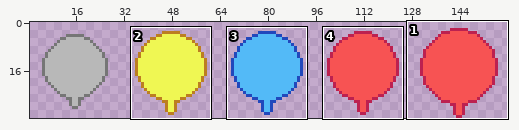
Sprite sheet -- art/NodeIndicator.png. Above: a wide view before the commit, with the close-up outlined.
Close-up. Before the commit:
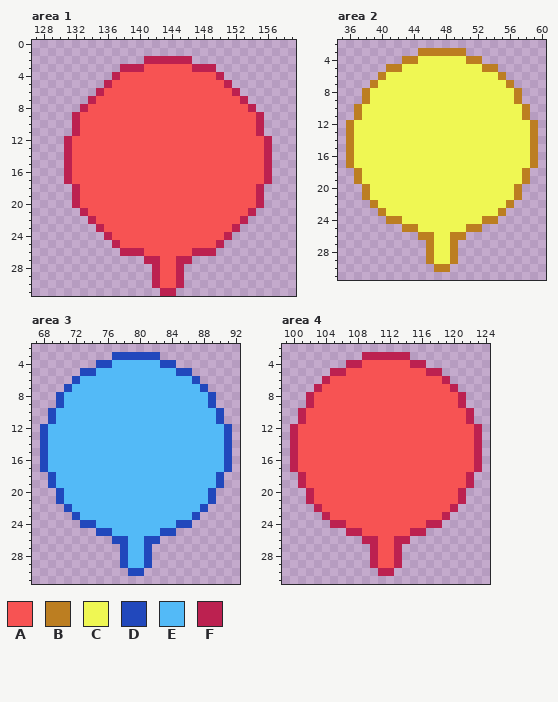
The file is 160x32 pixels. Shown: area 1: x 127..159, y 0..31; area 2: x 35..60, y 2..31; area 3: x 67..92, y 2..31; area 4: x 99..124, y 2..31. The wide view leaves out empty margins. The commit also changed other parts of the picture, which this record leaves out.
Palette (. is transparent): A #f75353  B #bc7e21  C #eff753  D #2148bc  E #53baf7  F #bc2150
Pixels before, area 1, first column x 131:
 2 ..........FFFFFF..........
 3 .......FFFAAAAAAFFF.......
 4 ......FAAAAAAAAAAAAF......
 5 .....FAAAAAAAAAAAAAAF.....
 6 ....FAAAAAAAAAAAAAAAAF....
 7 ...FAAAAAAAAAAAAAAAAAAF...
 8 ..FAAAAAAAAAAAAAAAAAAAAF..
 9 .FAAAAAAAAAAAAAAAAAAAAAAF.
10 .FAAAAAAAAAAAAAAAAAAAAAAF.
11 .FAAAAAAAAAAAAAAAAAAAAAAF.
12 FAAAAAAAAAAAAAAAAAAAAAAAAF
13 FAAAAAAAAAAAAAAAAAAAAAAAAF
14 FAAAAAAAAAAAAAAAAAAAAAAAAF
15 FAAAAAAAAAAAAAAAAAAAAAAAAF
16 FAAAAAAAAAAAAAAAAAAAAAAAAF
17 FAAAAAAAAAAAAAAAAAAAAAAAAF
18 .FAAAAAAAAAAAAAAAAAAAAAAF.
19 .FAAAAAAAAAAAAAAAAAAAAAAF.
20 .FAAAAAAAAAAAAAAAAAAAAAAF.
21 ..FAAAAAAAAAAAAAAAAAAAAF..
22 ...FAAAAAAAAAAAAAAAAAAF...
23 ....FAAAAAAAAAAAAAAAAF....
24 .....FAAAAAAAAAAAAAAF.....
25 ......FAAAAAAAAAAAAF......
26 .......FFFAAAAAAFFF.......
27 ..........FFAAFF..........
28 ...........FAAF...........
29 ...........FAAF...........
30 ...........FAAF...........
31 ............FF............
Pixels before, area 2, first column x 36:
 3 .........BBBBBB.........
 4 .......BBCCCCCCBB.......
 5 .....BBCCCCCCCCCCBB.....
 6 ....BCCCCCCCCCCCCCCB....
 7 ...BCCCCCCCCCCCCCCCCB...
 8 ..BCCCCCCCCCCCCCCCCCCB..
 9 ..BCCCCCCCCCCCCCCCCCCB..
10 .BCCCCCCCCCCCCCCCCCCCCB.
11 .BCCCCCCCCCCCCCCCCCCCCB.
12 BCCCCCCCCCCCCCCCCCCCCCCB
13 BCCCCCCCCCCCCCCCCCCCCCCB
14 BCCCCCCCCCCCCCCCCCCCCCCB
15 BCCCCCCCCCCCCCCCCCCCCCCB
16 BCCCCCCCCCCCCCCCCCCCCCCB
17 BCCCCCCCCCCCCCCCCCCCCCCB
18 .BCCCCCCCCCCCCCCCCCCCCB.
19 .BCCCCCCCCCCCCCCCCCCCCB.
20 ..BCCCCCCCCCCCCCCCCCCB..
21 ..BCCCCCCCCCCCCCCCCCCB..
22 ...BCCCCCCCCCCCCCCCCB...
23 ....BCCCCCCCCCCCCCCB....
24 .....BBCCCCCCCCCCBB.....
25 .......BBCCCCCCBB.......
26 .........BBCCBB.........
27 ..........BCCB..........
28 ..........BCCB..........
29 ..........BCCB..........
30 ...........BB...........
Pixels before, area 3, first column x 68:
 3 .........DDDDDD.........
 4 .......DDEEEEEEDD.......
 5 .....DDEEEEEEEEEEDD.....
 6 ....DEEEEEEEEEEEEEED....
 7 ...DEEEEEEEEEEEEEEEED...
 8 ..DEEEEEEEEEEEEEEEEEED..
 9 ..DEEEEEEEEEEEEEEEEEED..
10 .DEEEEEEEEEEEEEEEEEEEED.
11 .DEEEEEEEEEEEEEEEEEEEED.
12 DEEEEEEEEEEEEEEEEEEEEEED
13 DEEEEEEEEEEEEEEEEEEEEEED
14 DEEEEEEEEEEEEEEEEEEEEEED
15 DEEEEEEEEEEEEEEEEEEEEEED
16 DEEEEEEEEEEEEEEEEEEEEEED
17 DEEEEEEEEEEEEEEEEEEEEEED
18 .DEEEEEEEEEEEEEEEEEEEED.
19 .DEEEEEEEEEEEEEEEEEEEED.
20 ..DEEEEEEEEEEEEEEEEEED..
21 ..DEEEEEEEEEEEEEEEEEED..
22 ...DEEEEEEEEEEEEEEEED...
23 ....DEEEEEEEEEEEEEED....
24 .....DDEEEEEEEEEEDD.....
25 .......DDEEEEEEDD.......
26 .........DDEEDD.........
27 ..........DEED..........
28 ..........DEED..........
29 ..........DEED..........
30 ...........DD...........
Pixels before, area 4, first column x 100:
 3 .........FFFFFF.........
 4 .......FFAAAAAAFF.......
 5 .....FFAAAAAAAAAAFF.....
 6 ....FAAAAAAAAAAAAAAF....
 7 ...FAAAAAAAAAAAAAAAAF...
 8 ..FAAAAAAAAAAAAAAAAAAF..
 9 ..FAAAAAAAAAAAAAAAAAAF..
10 .FAAAAAAAAAAAAAAAAAAAAF.
11 .FAAAAAAAAAAAAAAAAAAAAF.
12 FAAAAAAAAAAAAAAAAAAAAAAF
13 FAAAAAAAAAAAAAAAAAAAAAAF
14 FAAAAAAAAAAAAAAAAAAAAAAF
15 FAAAAAAAAAAAAAAAAAAAAAAF
16 FAAAAAAAAAAAAAAAAAAAAAAF
17 FAAAAAAAAAAAAAAAAAAAAAAF
18 .FAAAAAAAAAAAAAAAAAAAAF.
19 .FAAAAAAAAAAAAAAAAAAAAF.
20 ..FAAAAAAAAAAAAAAAAAAF..
21 ..FAAAAAAAAAAAAAAAAAAF..
22 ...FAAAAAAAAAAAAAAAAF...
23 ....FAAAAAAAAAAAAAAF....
24 .....FFAAAAAAAAAAFF.....
25 .......FFAAAAAAFF.......
26 .........FFAAFF.........
27 ..........FAAF..........
28 ..........FAAF..........
29 ..........FAAF..........
30 ...........FF...........
And afterwards:
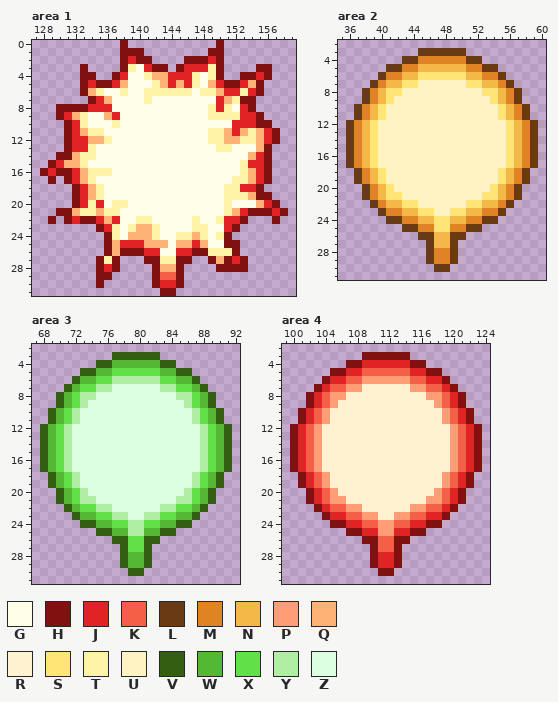
Colours new in this view: G #fffee9  H #811111  J #e02324  K #f35f47  L #6a3a15  M #e08423  N #f3b847  P #ff9d76  Q #ffb276  R #fff2d0  S #ffe476  T #fff4a5  U #fff3c4  V #345e10  W #54b834  X #61e047  Y #b0efa3  Z #ddffe1
Diff:
Changed rows in their new state; - is an unchanged pixel.
Area 1:
first column x 128:
 0 ----------H-----------H--------
 1 ----------HHH--------HH--------
 2 ----------HJHH....HHHJH--------
 3 -----H----HTGJHH.HJJJTH----HH--
 4 -----HH--HJGGTQQJJJTGTH--HHJH--
 5 -----HJHHJQGGGTQJQJTGQJHHJQH---
 6 -----HQTGGTGGTTTTTTGTTQJJTJH---
 7 ------HJQGGGGTGGGGGGGGJQTHH----
 8 --HHHHJJJGGGGGGGGGGGGTJTGJH----
 9 --HJQTGGQJGGGGGGGGGGGTTTTJJH---
10 ---HJTGGGTGGGGGGGGGGGGGGJJJHH--
11 ---HJQTTGGGGGGGGGGGGGTTQJQTQJH-
12 ---HJJQQTGGGGGGGGGGGGTTQQTTQJH-
13 ---HJJTGGGGGGGGGGGGGGGTTGGGQH--
14 --HHQTTGGGGGGGGGGGGGGGGGGGQJH--
15 -HJQQTGGGGGGGGGGGGGGGGGGGTJJH--
16 HJHHJQTTTGGGGGGGGGGGGGGGGTQJH--
17 -H-HJQTGGGGGGGGGGGGGGGGGTTQJH--
18 ----HJQTGGGGGGGGGGGGGGGTTJJH---
19 ----HJQTGGGGGGGGGGGGGGGTTTQHH--
20 ----HJTJGTTGGGGGGGGGGGGTGGGQJH-
21 --HHQTTQTTGGGGGGGGGGGGGTQJHHHJH
22 -H-HJHHJQJGGTTGGGGGTGGTJJH---H-
23 -------HJTGTQQTGGGGTTGGJH------
24 --------HTGQQQTGGTTQTGTH-------
25 --------HQJJJQQQGQQJQGGHH------
26 --------HQHHHJJGGJJHHTTTH------
27 -------HTH---HHTTHH--HQHJH-----
28 -------HJH----HQQH----HHHH-----
29 -------HH-----HKKH-------------
30 -------H------HJJH-------------
31 ---------------HH--------------
Area 2:
first column x 36:
 3 ---------LLLLLL---------
 4 -------LLMMMMMMLL-------
 5 -----LLMMNNNNNNMMLL-----
 6 ----LMMNNSSSSSSNNMML----
 7 ---LMNNSSUUUUUUSSNNML---
 8 --LMNSSUUUUUUUUUUSSNML--
 9 --LMNSUUUUUUUUUUUUSNML--
10 -LMNSUUUUUUUUUUUUUUSNML-
11 -LMNSUUUUUUUUUUUUUUSNML-
12 LMNSUUUUUUUUUUUUUUUUSNML
13 LMNSUUUUUUUUUUUUUUUUSNML
14 LMNSUUUUUUUUUUUUUUUUSNML
15 LMNSUUUUUUUUUUUUUUUUSNML
16 LMNSUUUUUUUUUUUUUUUUSNML
17 LMNSUUUUUUUUUUUUUUUUSNML
18 -LMNSUUUUUUUUUUUUUUSNML-
19 -LMNSUUUUUUUUUUUUUUSNML-
20 --LMNSUUUUUUUUUUUUSNML--
21 --LMNSSUUUUUUUUUUSSNML--
22 ---LMNNSSUUUUUUSSNNML---
23 ----LMMNNSSUUSSNNMML----
24 -----LLMMNNSSNNMMLL-----
25 -------LLMMSSMMLL-------
26 ---------LLNNLL---------
27 ----------LNNL----------
28 ----------LMML----------
29 ----------LMML----------
30 -----------LL-----------
Area 3:
first column x 68:
 3 ---------VVVVVV---------
 4 -------VVWWWWWWVV-------
 5 -----VVWWXXXXXXWWVV-----
 6 ----VWWXXYYYYYYXXWWV----
 7 ---VWXXYYZZZZZZYYXXWV---
 8 --VWXYYZZZZZZZZZZYYXWV--
 9 --VWXYZZZZZZZZZZZZYXWV--
10 -VWXYZZZZZZZZZZZZZZYXWV-
11 -VWXYZZZZZZZZZZZZZZYXWV-
12 VWXYZZZZZZZZZZZZZZZZYXWV
13 VWXYZZZZZZZZZZZZZZZZYXWV
14 VWXYZZZZZZZZZZZZZZZZYXWV
15 VWXYZZZZZZZZZZZZZZZZYXWV
16 VWXYZZZZZZZZZZZZZZZZYXWV
17 VWXYZZZZZZZZZZZZZZZZYXWV
18 -VWXYZZZZZZZZZZZZZZYXWV-
19 -VWXYZZZZZZZZZZZZZZYXWV-
20 --VWXYZZZZZZZZZZZZYXWV--
21 --VWXYYZZZZZZZZZZYYXWV--
22 ---VWXXYYZZZZZZYYXXWV---
23 ----VWWXXYYZZYYXXWWV----
24 -----VVWWXXYYXXWWVV-----
25 -------VVWWYYWWVV-------
26 ---------VVXXVV---------
27 ----------VXXV----------
28 ----------VWWV----------
29 ----------VWWV----------
30 -----------VV-----------
Area 4:
first column x 100:
 3 ---------HHHHHH---------
 4 -------HHJJJJJJHH-------
 5 -----HHJJKKKKKKJJHH-----
 6 ----HJJKKPPPPPPKKJJH----
 7 ---HJKKPPRRRRRRPPKKJH---
 8 --HJKPPRRRRRRRRRRPPKJH--
 9 --HJKPRRRRRRRRRRRRPKJH--
10 -HJKPRRRRRRRRRRRRRRPKJH-
11 -HJKPRRRRRRRRRRRRRRPKJH-
12 HJKPRRRRRRRRRRRRRRRRPKJH
13 HJKPRRRRRRRRRRRRRRRRPKJH
14 HJKPRRRRRRRRRRRRRRRRPKJH
15 HJKPRRRRRRRRRRRRRRRRPKJH
16 HJKPRRRRRRRRRRRRRRRRPKJH
17 HJKPRRRRRRRRRRRRRRRRPKJH
18 -HJKPRRRRRRRRRRRRRRPKJH-
19 -HJKPRRRRRRRRRRRRRRPKJH-
20 --HJKPRRRRRRRRRRRRPKJH--
21 --HJKPPRRRRRRRRRRPPKJH--
22 ---HJKKPPRRRRRRPPKKJH---
23 ----HJJKKPPRRPPKKJJH----
24 -----HHJJKKPPKKJJHH-----
25 -------HHJJPPJJHH-------
26 ---------HHKKHH---------
27 ----------HKKH----------
28 ----------HJJH----------
29 ----------HJJH----------
30 -----------HH-----------
